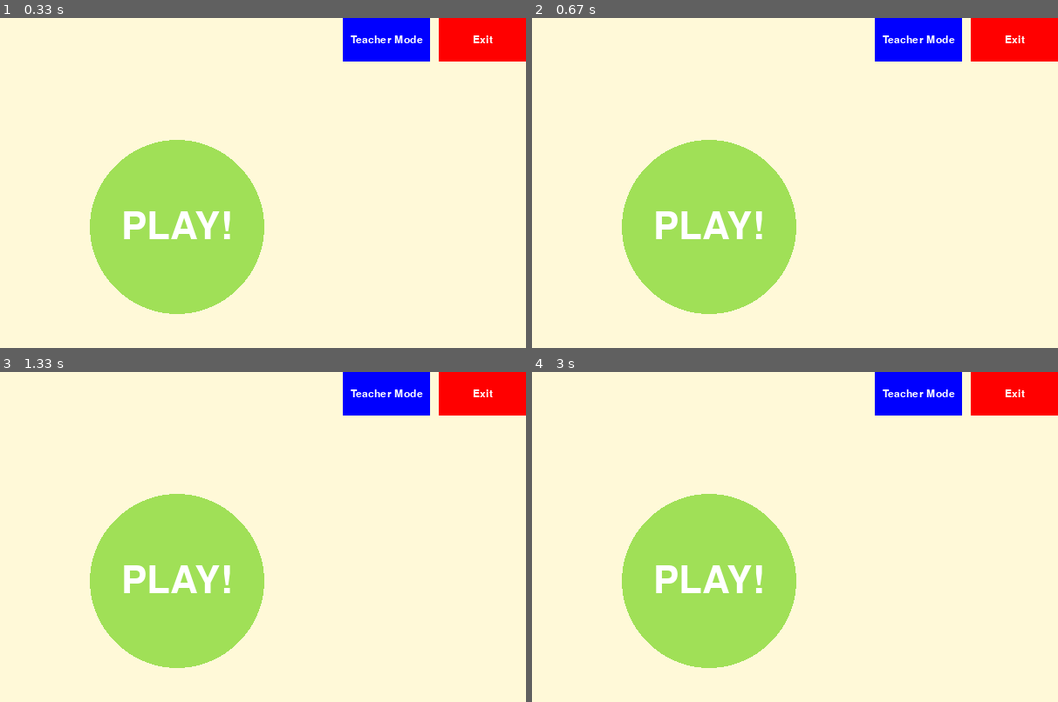
Above: before the commit, frames 1-4 (two rows, left to right).
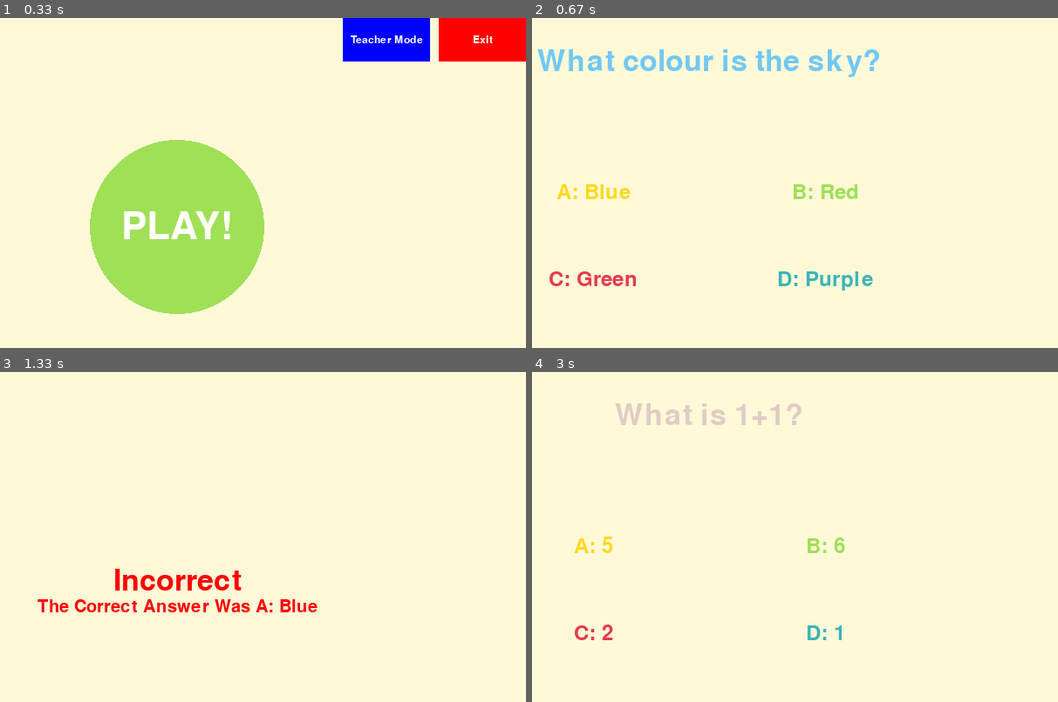
Above: after the commit, the same moments.

Repository: danielchriscarter/PiRight
Game: pygame game, started from home.py
Two runs of this game, one before a commit and one after it. Both use one fixed random seed, a clock stepped at 60 frames per second and the inputs below.
Inputs (mouse positions are in pixels of both pictures, inside the frame that each line leads up to):
- Up to frame 1 (0.33 s): no input
- Up to frame 2 (0.67 s): click (710, 225) at 0.38 s
- Up to frame 3 (1.33 s): hold D 0.67-1.13 s; move the mouse to (178, 609) at 0.7 s
- Up to frame 4 (3 s): hold A 1.67-2.2 s; tap Enter at 2.67 s

Frame 1 is identical in both runs. In frame 2, 21% of the frame differs, in the area x 0-100%, y 0-90%; in frame 3, 18%; in frame 4, 19%.

Commit message:
Merged parts of the project to launch from home screen

Diff:
--- /dev/null
+++ b/buttons_v2.py
@@ -0,0 +1,15 @@
+import RPi.GPIO as GPIO
+GPIO.setmode(GPIO.BCM)
+
+def Setup(pins):
+    for pin in pins:
+        GPIO.setup(pin, GPIO.IN)
+
+def CheckPins(pins):
+    for pin in pins:
+        if(GPIO.input(pin)==1):
+            return pin
+    return 0
+
+def Cleanup():
+    GPIO.cleanup()
--- a/data/scores.csv
+++ b/data/scores.csv
@@ -25,3 +25,4 @@
 Joe Bloggs,3,10.23
 Joe Bloggs,3,12.49
 Joe Bloggs,2,14.58
+Joe Bloggs,1,4.41
--- a/home.py
+++ b/home.py
@@ -1,5 +1,8 @@
 import os, sys
 import pygame
+import logic
+import teacher
+import pygame_output
 from pygame.locals import *
 
 class HomeScreen(pygame.sprite.Sprite):
@@ -10,16 +13,21 @@
         self.height = height
         # Remove third argument to test on non-touchscreen display
         self.screen = pygame.display.set_mode((self.width, self.height))#, pygame.FULLSCREEN)
-        pygame.mouse.set_visible(False)
+        #pygame.mouse.set_visible(False)
 
     def Main(self):
 
         while 1:
             self.screen.fill((255, 249, 216))
 
-            self.circle = pygame.draw.circle(self.screen, (160,224,87), (400,240) ,100)
-            self.rect = pygame.draw.rect(self.screen, (0,0,255), (590,0,100,50) ,0)
-            self.rect = pygame.draw.rect(self.screen, (255,0,0), (700,0,100,50) ,0)
+            centre_play = (400,240)
+            radius_play = 100
+            btn_teacher = (590,0,100,50)
+            btn_exit = (700,0,100,50)
+
+            self.circle = pygame.draw.circle(self.screen, (160,224,87), centre_play, radius_play)
+            self.rect = pygame.draw.rect(self.screen, (0,0,255), btn_teacher ,0)
+            self.rect = pygame.draw.rect(self.screen, (255,0,0), btn_exit ,0)
 
             for event in pygame.event.get():
                 if event.type == pygame.QUIT:
@@ -35,11 +43,22 @@
                         #Window = PygameOutput(quiz, [24,25,8,7]) #Check these numbers work
                         #Window.Main()
 
+                if event.type == MOUSEBUTTONDOWN and event.button == 1:
+                    if(self.DetectCollision(btn_teacher, pygame.mouse.get_pos())):
+                        Window = teacher.TeacherMode(self.screen)
+                        Window.Main()
+                    elif(self.DetectCollision(btn_exit, pygame.mouse.get_pos())):
+                        pygame.quit()
+                        sys.exit()
+                    elif(self.DetectCircularCollision(centre_play, radius_play, pygame.mouse.get_pos())):
+                        quiz = logic.Quiz("./data/questions.csv")
+                        Window = pygame_output.PygameOutput(self.width, self.height, self.screen, quiz, ["24","25","7","8"])
+                        Window.Main()
 
             if pygame.font:
-                    self.DisplayText("PLAY!", 64, (255,255,255), x=400, y=240)
-                    self.DisplayText("Teacher Mode", 18, (255,255,255), x=640, y=25)
-                    self.DisplayText("Exit", 18, (255,255,255), x=750, y=25)
+                self.DisplayText("PLAY!", 64, (255,255,255), x=400, y=240)
+                self.DisplayText("Teacher Mode", 18, (255,255,255), x=640, y=25)
+                self.DisplayText("Exit", 18, (255,255,255), x=750, y=25)
 
             pygame.display.update()
 
@@ -49,6 +68,16 @@
         textpos = text.get_rect(centerx=x, centery=y)
         self.screen.blit(text, textpos)
 
+    def DetectCollision(self, boxPos, mousePos):
+        if(mousePos[0]>boxPos[0] and mousePos[0] < boxPos[0]+boxPos[2] and mousePos[1] > boxPos[1] and mousePos[1] < boxPos[1]+boxPos[3]):
+                return True
+        return False
+
+    def DetectCircularCollision(self, circlePos, radius, mousePos):
+        if(((circlePos[0]-mousePos[0])**2 + (circlePos[1]-mousePos[1])**2)<=(radius**2)):
+            return True
+        return False
+
 
 Window = HomeScreen()
 Window.Main()
--- a/pygame_output.py
+++ b/pygame_output.py
@@ -4,20 +4,16 @@
 import time
 import random
 import logic
-import subprocess
 import re
 
 class PygameOutput(pygame.sprite.Sprite):
 
-    def __init__(self, quiz, buttons, width = 800, height = 480):
-        pygame.init()
+    def __init__(self, width, height, screen, quiz, buttons):
         self.width = width
         self.height = height
-        # Remove third argument to test on non-touchscreen display
-        self.screen = pygame.display.set_mode((self.width, self.height))#, pygame.FULLSCREEN)
         self.quiz = quiz
         self.BUTTONS = buttons
-        pygame.mouse.set_visible(False)
+        self.screen = screen
 
     def Main(self):
         answered = False
@@ -37,7 +33,7 @@
             button_string = ""
             for button in self.BUTTONS:
                 button_string += (str(button) + " ")
-            buttonPressed = re.sub("\D", "", str(subprocess.check_output(["gksudo"] +  ["./scripts/run_buttons.sh"] + self.BUTTONS)))
+            buttonPressed = [0,0,0,0]#re.sub("\D", "", str(subprocess.check_output(["gksudo"] +  ["./scripts/run_buttons.sh"] + self.BUTTONS)))
             if(buttonPressed==self.BUTTONS[0]):
                 self.quiz.questions[index].answer = "a"
                 answered = True
@@ -61,11 +57,6 @@
                     if event.key == K_q and pygame.key.get_mods() and KMOD_CTRL:
                         pygame.quit()
                         sys.exit()
-                    #elif event.key == K_RIGHT:
-                        #correctFont = pygame.font.Font(None, 1000)
-                        #result = correctFont.render("L", 1, (255, 0, 0))
-                        #textpos = result.get_rect(centerx=self.width/2, centery=self.height/2)
-                        #self.screen.blit(result, textpos)
                     elif event.key == K_a:
                         self.quiz.questions[index].answer = "a"
                         answered = True
--- a/teacher.py
+++ b/teacher.py
@@ -4,13 +4,8 @@
 
 class TeacherMode(pygame.sprite.Sprite):
 
-    def __init__(self, width = 800, height = 480):
-        pygame.init()
-        self.width = width
-        self.height = height
-        # Remove third argument to test on non-touchscreen display
-        self.screen = pygame.display.set_mode((self.width, self.height))#, pygame.FULLSCREEN)
-        pygame.mouse.set_visible(True)#temporarily, to test
+    def __init__(self, screen):
+        self.screen = screen
 
     def Main(self):
         warning = False
@@ -64,8 +59,7 @@
                         if(self.DetectCollision(import_btn, pygame.mouse.get_pos())):
                             os.system("gksudo ./scripts/import.sh")
                         elif(self.DetectCollision(exit_btn, pygame.mouse.get_pos())):
-                            # May need reworking to return to user mode
-                            pygame.quit()
+                            return
                         elif(self.DetectCollision(export_btn, pygame.mouse.get_pos())):
                             os.system("gksudo ./scripts/export.sh")
                         elif(self.DetectCollision(clear_btn, pygame.mouse.get_pos())):
@@ -90,8 +84,3 @@
         if(mousePos[0]>boxPos[0] and mousePos[0] < boxPos[0]+boxPos[2] and mousePos[1] > boxPos[1] and mousePos[1] < boxPos[1]+boxPos[3]):
                 return True
         return False
-
-
-#These are present for testing only - REMOVE when adding to final product
-Window = TeacherMode()
-Window.Main()
